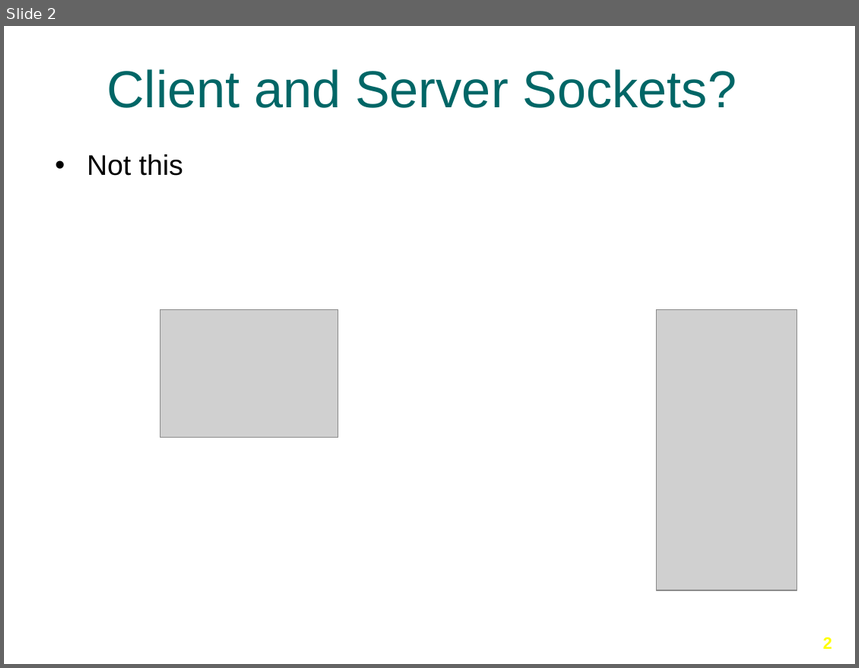
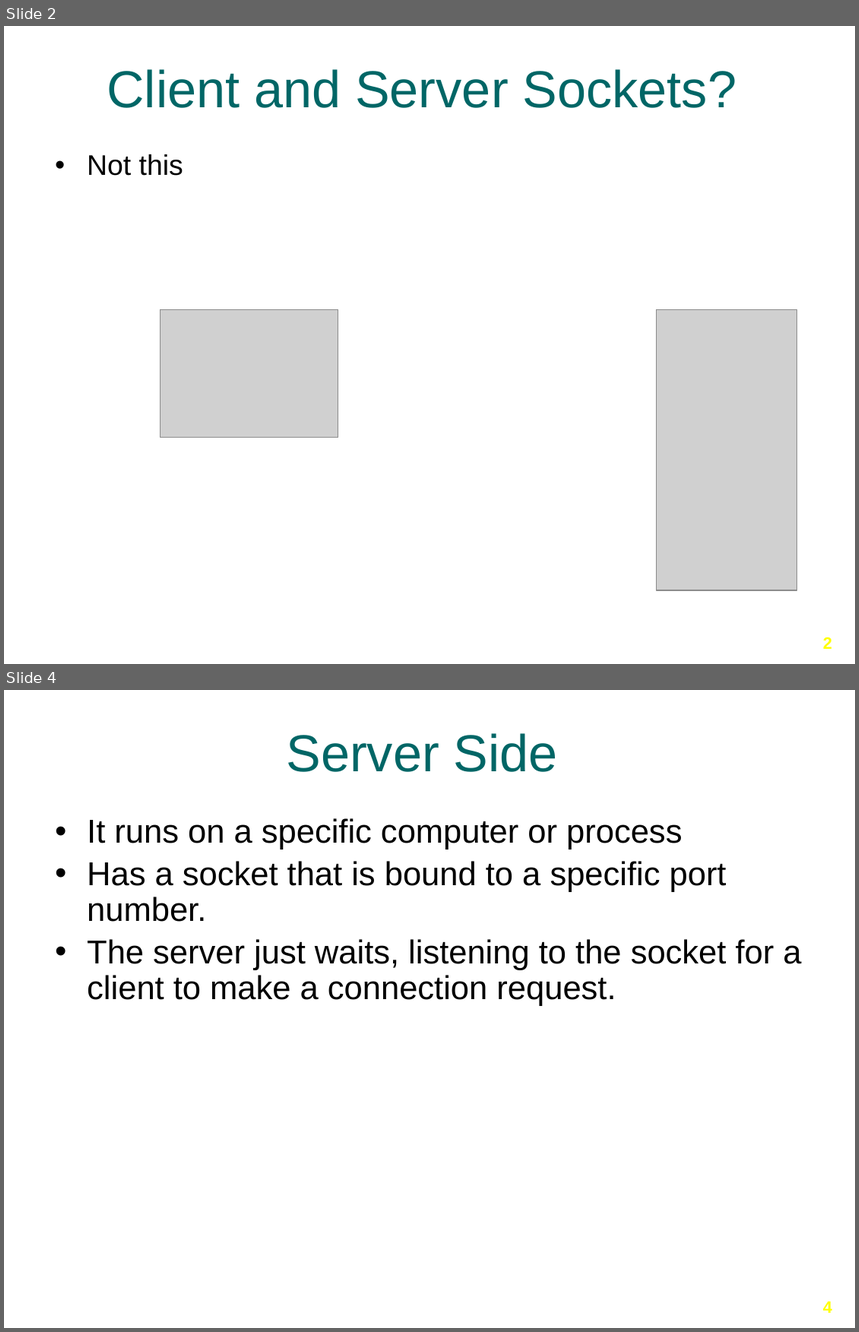
Before and after one commit to Ansilacerda/CIT360-Portfolio, a slide deck: Presentations/Client and Server Sockets/Client-Server-Sockets.pptx. Shown one above the other, each under a label of ours: slide 2 before the commit, slides 2 and 4 after it; the slides between them are not shown. The pictures are 859x668 and 859x1332 pixels, drawn with LibreOffice and Linux fonts; fonts in the diff are those of the drawing; grey boxes stand for pictures; background and template pictures are left out. Boxes give left, top, right and bottom in pixels: in the first picture for what was removed or moved away, otherwise in the second. Text is boxed around its words. In the diff, an @@ line names an element or a change of style, - is before the commit and + after.

```diff
--- a/Presentations/Client and Server Sockets/Client-Server-Sockets.pptx
+++ b/Presentations/Client and Server Sockets/Client-Server-Sockets.pptx
@@ slide 4 added at [4, 690, 855, 1328], background picture (left out) @@
@@ title added at [286, 733, 558, 772], 44 pt, text #006666 @@
+Server Side
@@ text added at [87, 818, 801, 1006], 28 pt, text #000000 @@
+• It runs on a specific computer or process
+• Has a socket that is bound to a specific port number.
+• The server just waits, listening to the socket for a client to make a connection request.
@@ page number added at [823, 1302, 832, 1313], 14 pt, text #FFFF00, bold @@
+4
```
Also in this commit, not shown: 1 slide changed, 8 other slides added, 8 slides removed, 23 other files.
